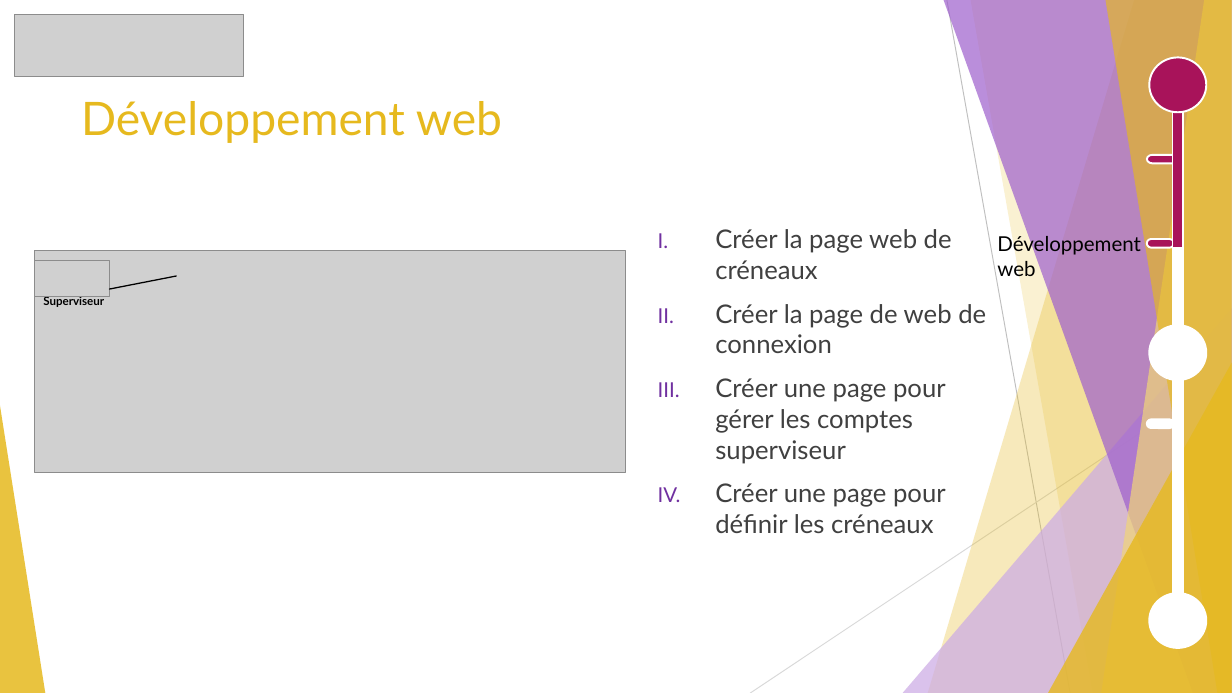
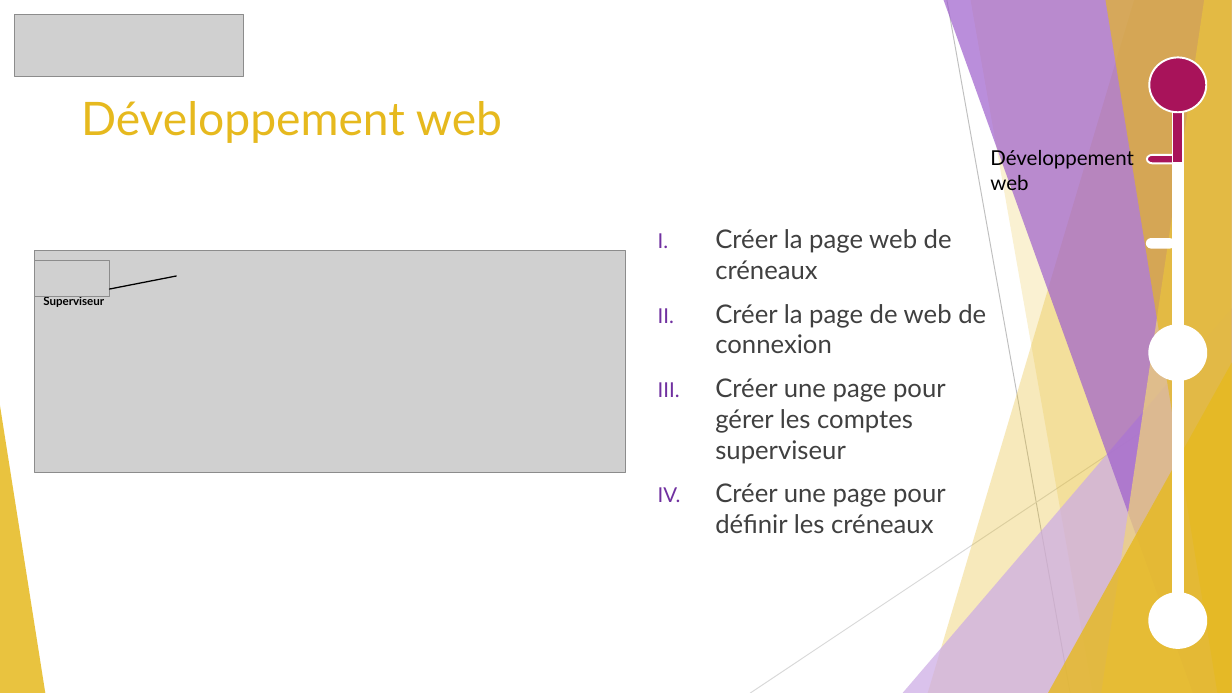
Before and after one commit to GuiguiMvn/Systeme-Escape-Game-Telethon, a slide deck: slide 4 of Cyril/Projet Théléton.pptx. Drawn at 1232x693 pixels with LibreOffice and Linux fonts; fonts in the diff are those of the drawing; grey boxes stand for pictures. Boxes give left, top, right and bottom in pixels: in the first picture for what was removed or moved away, otherwise in the second. Text is boxed around its words. In the diff, an @@ line names an element or a change of style, - is before the commit and + after.

```diff
--- a/Cyril/Projet Théléton.pptx
+++ b/Cyril/Projet Théléton.pptx
@@ rectangle: place and size @@
-rectangle at (1173, 98, 1183, 248)
+rectangle at (1173, 98, 1183, 164)
@@ text "Développement web": place and size @@
-text "Développement web" at (997, 234, 1141, 281)
+text "Développement web" at (990, 147, 1134, 195)
@@ pill shape at (1147, 239, 1174, 248): fill #A8135A to #FFFFFF @@
@@ pill shape removed at (1147, 420, 1174, 428) @@
```
Also in this commit, not shown: 4 other slides changed, 1 slide added, 1 slide removed.
